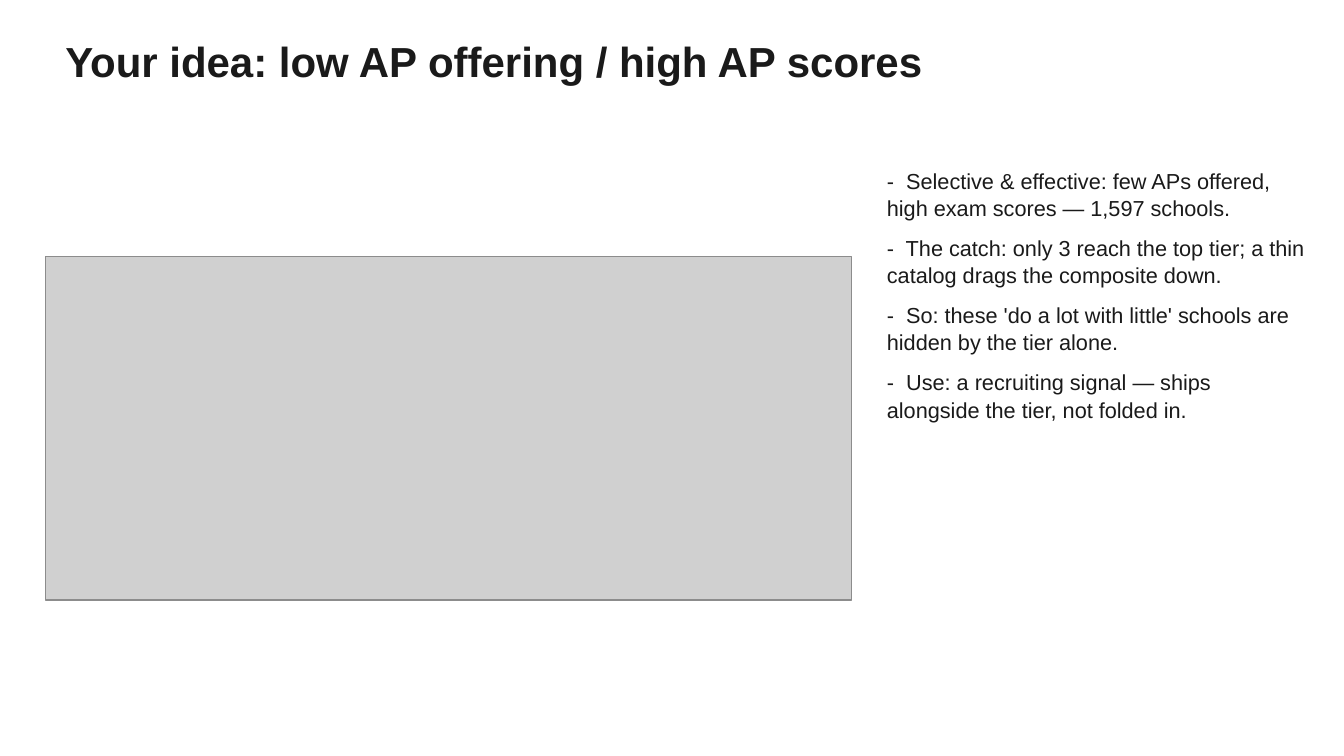
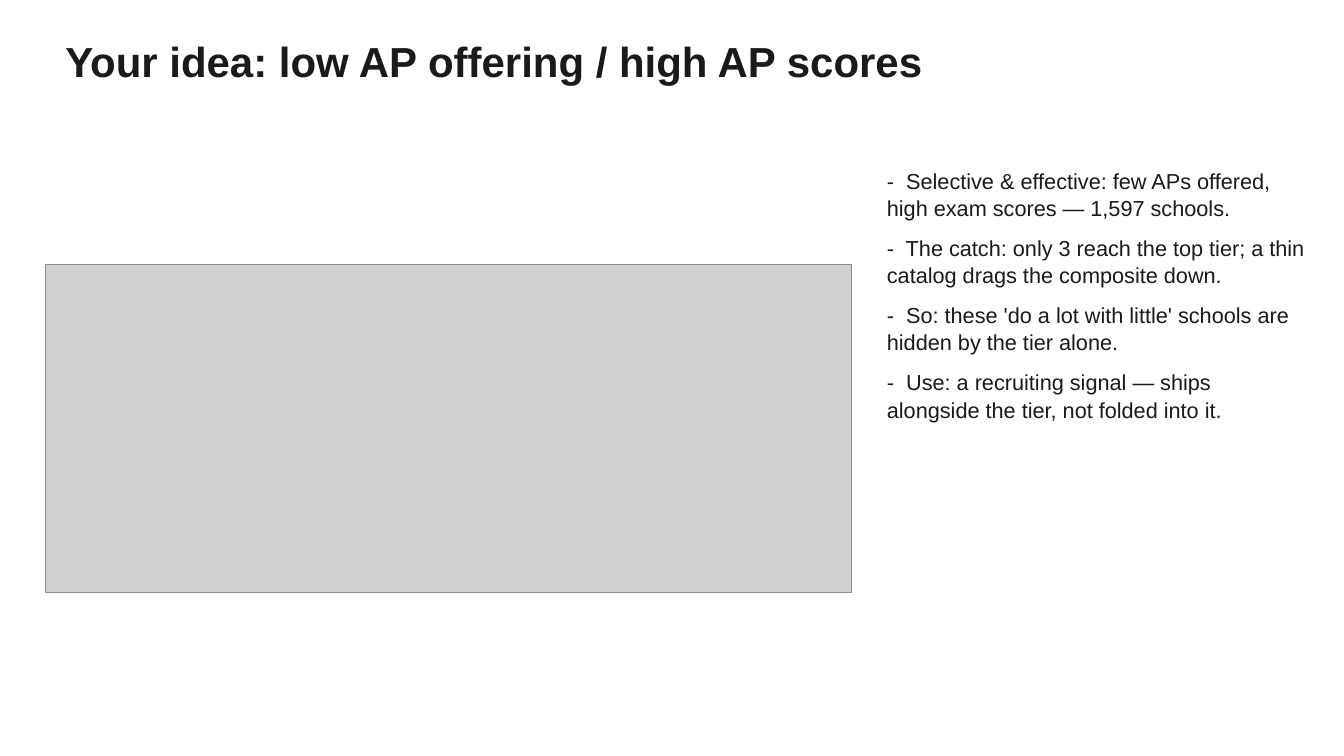
Before and after one commit to mchalekson/498-capstone, a slide deck: slide 6 of docs/Bob_Week6_Update.pptx (slide 4 before the commit). Drawn at 1344x756 pixels with LibreOffice and Linux fonts; fonts in the diff are those of the drawing; grey boxes stand for pictures. Boxes give left, top, right and bottom in pixels: in the first picture for what was removed or moved away, otherwise in the second. Text is boxed around its words. In the diff, an @@ line names an element or a change of style, - is before the commit and + after.

```diff
--- a/docs/Bob_Week6_Update.pptx
+++ b/docs/Bob_Week6_Update.pptx
@@ picture: place and size @@
-picture at [45,257,852,601]
+picture at [45,264,852,593]
@@ text at [887,374,1222,423]: text changed @@
-- Use: a recruiting signal — ships alongside the tier, not folded in.
+- Use: a recruiting signal — ships alongside the tier, not folded into it.
```
Also in this commit, not shown: 5 other slides changed, 2 slides added, 7 other files.
